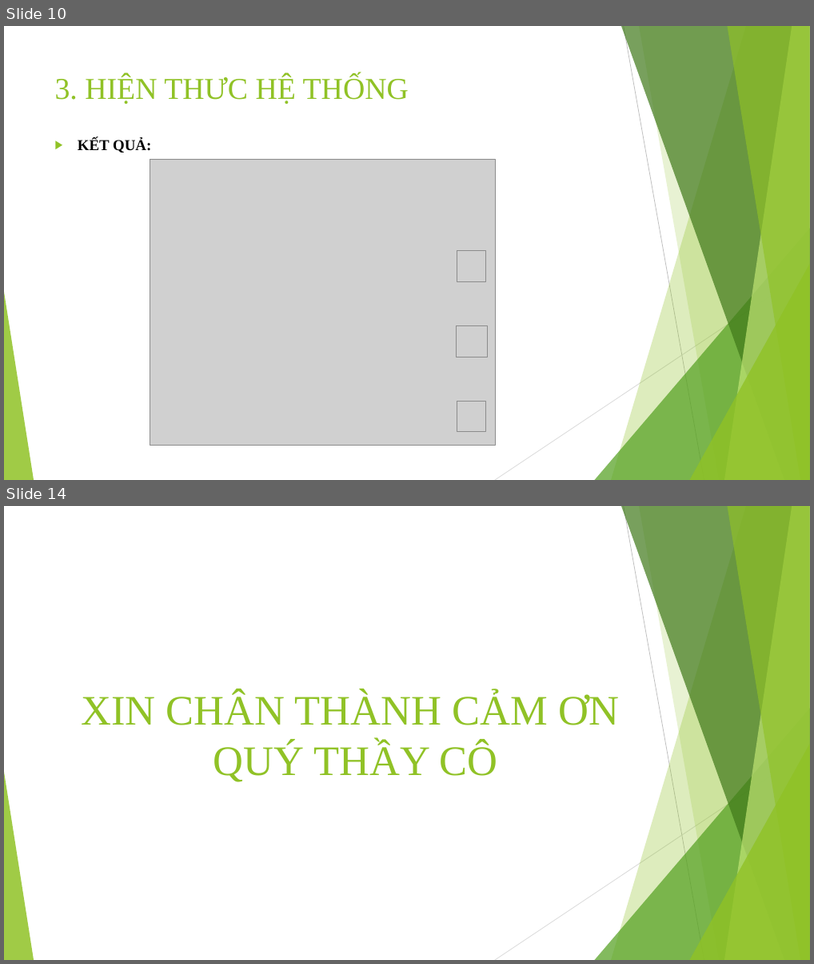
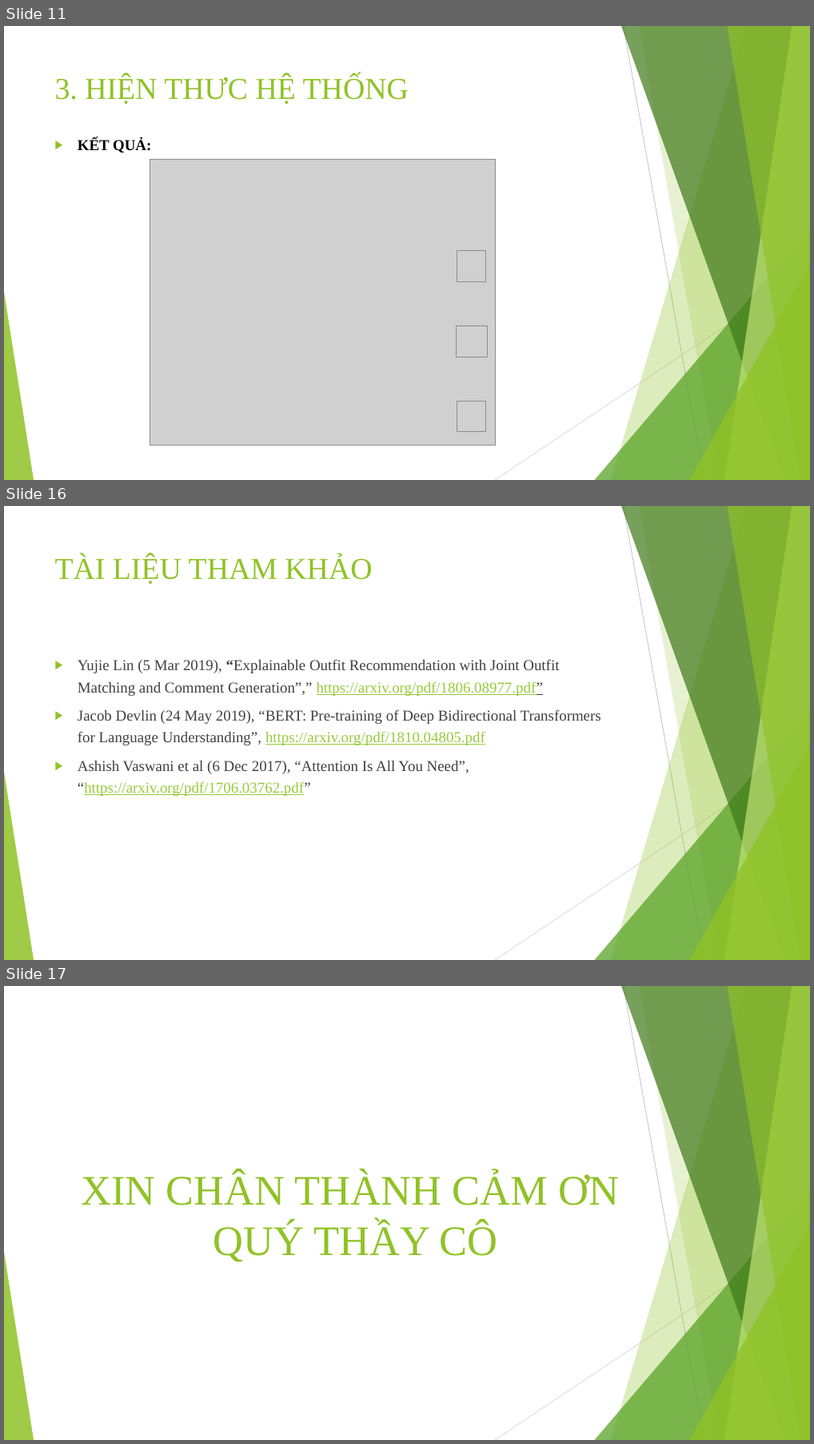
Before and after one commit to trungpham2701/TLCN-CommentGenerationForOutfit, a slide deck: BaoCaoTLCN.pptx. Shown one above the other, each under a label of ours: slides 10 and 14 before the commit, slides 11, 16 and 17 after it; the slides between them are not shown. The pictures are 814x964 and 814x1444 pixels, drawn with LibreOffice and Linux fonts; fonts in the diff are those of the drawing; grey boxes stand for pictures. Boxes give left, top, right and bottom in pixels: in the first picture for what was removed or moved away, otherwise in the second. Text is boxed around its words. In the diff, an @@ line names an element or a change of style, - is before the commit and + after.

```diff
--- a/BaoCaoTLCN.pptx
+++ b/BaoCaoTLCN.pptx
@@ slide 16 added at [4,506,810,960], background #FFFFFF; not listed: 10 template elements that a slide beside it also shows @@
@@ title added at [55,556,372,584], 36 pt, text #90C226 @@
+TÀI LIỆU THAM KHẢO
@@ text added at [78,659,602,796], 18 pt, text #404040 @@
+▶ Yujie Lin (5 Mar 2019), “Explainable Outfit Recommendation with Joint Outfit Matching and Comment Generation”,” https://arxiv.org/pdf/1806.08977.pdf”
+▶ Jacob Devlin (24 May 2019), “BERT: Pre-training of Deep Bidirectional Transformers for Language Understanding”, https://arxiv.org/pdf/1810.04805.pdf
+▶ Ashish Vaswani et al (6 Dec 2017), “Attention Is All You Need”, “https://arxiv.org/pdf/1706.03762.pdf”
@@ what was slide 10 is now slide 11 @@
@@ what was slide 14 is now slide 17 @@
```
Also in this commit, not shown: 6 slides changed, 2 other slides added.
